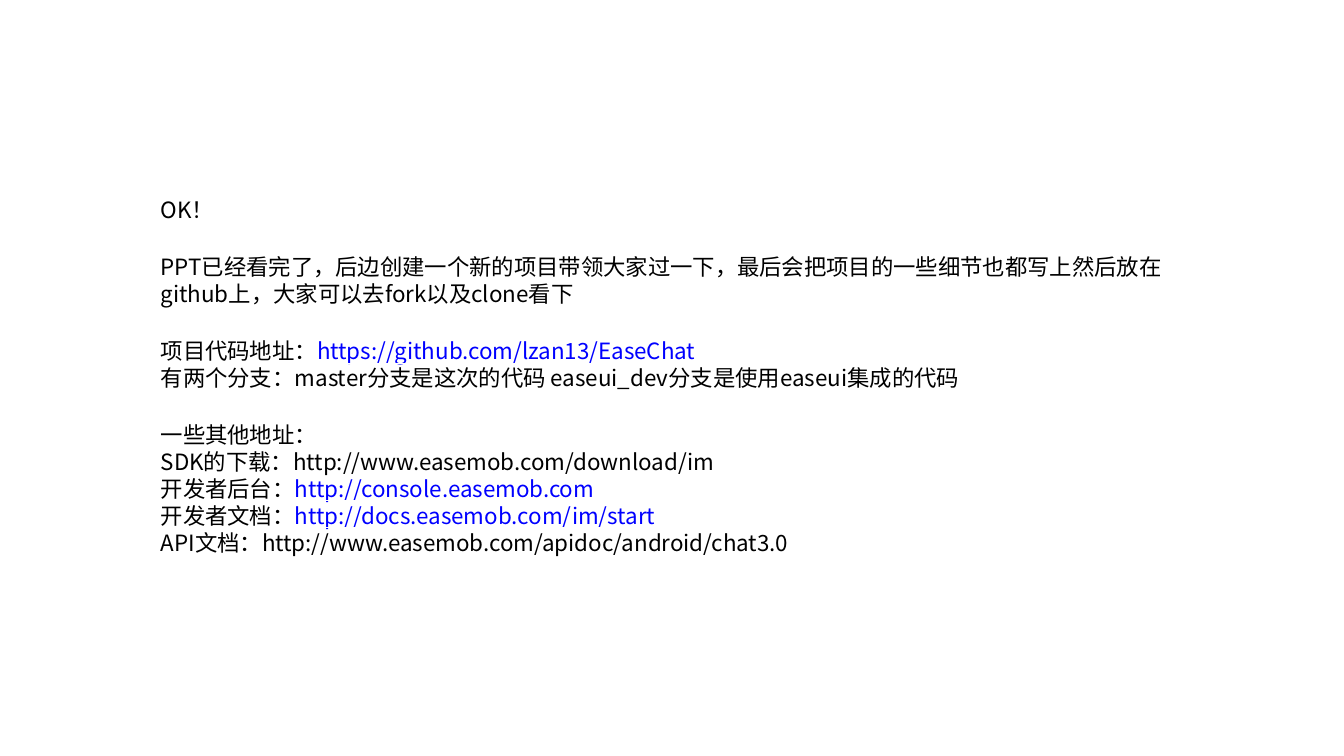
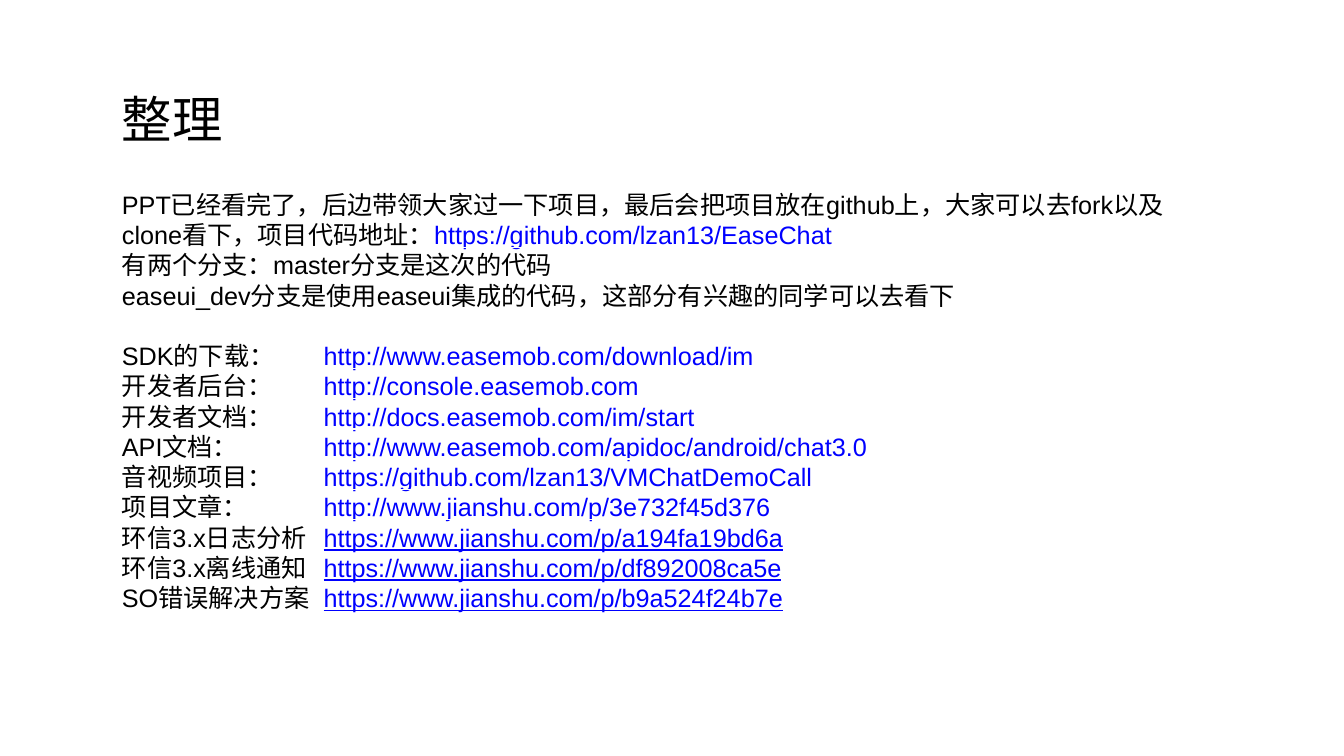
Before and after one commit to lzan13/EaseChat, a slide deck: slide 7 of EaseChat.pptx. Drawn at 1344x756 pixels with LibreOffice and Linux fonts; fonts in the diff are those of the drawing. Boxes give left, top, right and bottom in pixels: in the first picture for what was removed or moved away, otherwise in the second. Text is boxed around its words. In the diff, an @@ line names an element or a change of style, - is before the commit and + after.

Commit message:
feat:更新 sdk 为远程引用方式，适当调整项目
	- 更新 README.md 说明，添加了部分地址
	- 更新 ppt 文档

```diff
--- a/EaseChat.pptx
+++ b/EaseChat.pptx
@@ text added at [122, 95, 223, 141], 36 pt, text #000000 @@
+整理
@@ text at [122, 194, 1164, 613]: text changed; size 16 to 18 pt; font Noto Sans CJK SC to Arial; text colour #000000 to #0000FF @@
-OK！
-PPT已经看完了，后边创建一个新的项目带领大家过一下，最后会把项目的一些细节也都写上然后放在github上，大家可以去fork以及clone看下
-项目代码地址：https://github.com/lzan13/EaseChat
-有两个分支：master分支是这次的代码 easeui_dev分支是使用easeui集成的代码
-一些其他地址：
-SDK的下载：http://www.easemob.com/download/im
-开发者后台：http://console.easemob.com
-开发者文档：http://docs.easemob.com/im/start
-API文档：http://www.easemob.com/apidoc/android/chat3.0
+PPT已经看完了，后边带领大家过一下项目，最后会把项目放在github上，大家可以去fork以及clone看下，项目代码地址：https://github.com/lzan13/EaseChat
+有两个分支：master分支是这次的代码
+easeui_dev分支是使用easeui集成的代码，这部分有兴趣的同学可以去看下
+SDK的下载： http://www.easemob.com/download/im
+开发者后台： http://console.easemob.com
+开发者文档： http://docs.easemob.com/im/start
+API文档： http://www.easemob.com/apidoc/android/chat3.0
+音视频项目： https://github.com/lzan13/VMChatDemoCall
+项目文章： http://www.jianshu.com/p/3e732f45d376
+环信3.x日志分析 https://www.jianshu.com/p/a194fa19bd6a
+环信3.x离线通知 https://www.jianshu.com/p/df892008ca5e
+SO错误解决方案 https://www.jianshu.com/p/b9a524f24b7e
```
Also in this commit, not shown: 4 other slides changed, 17 other files.
